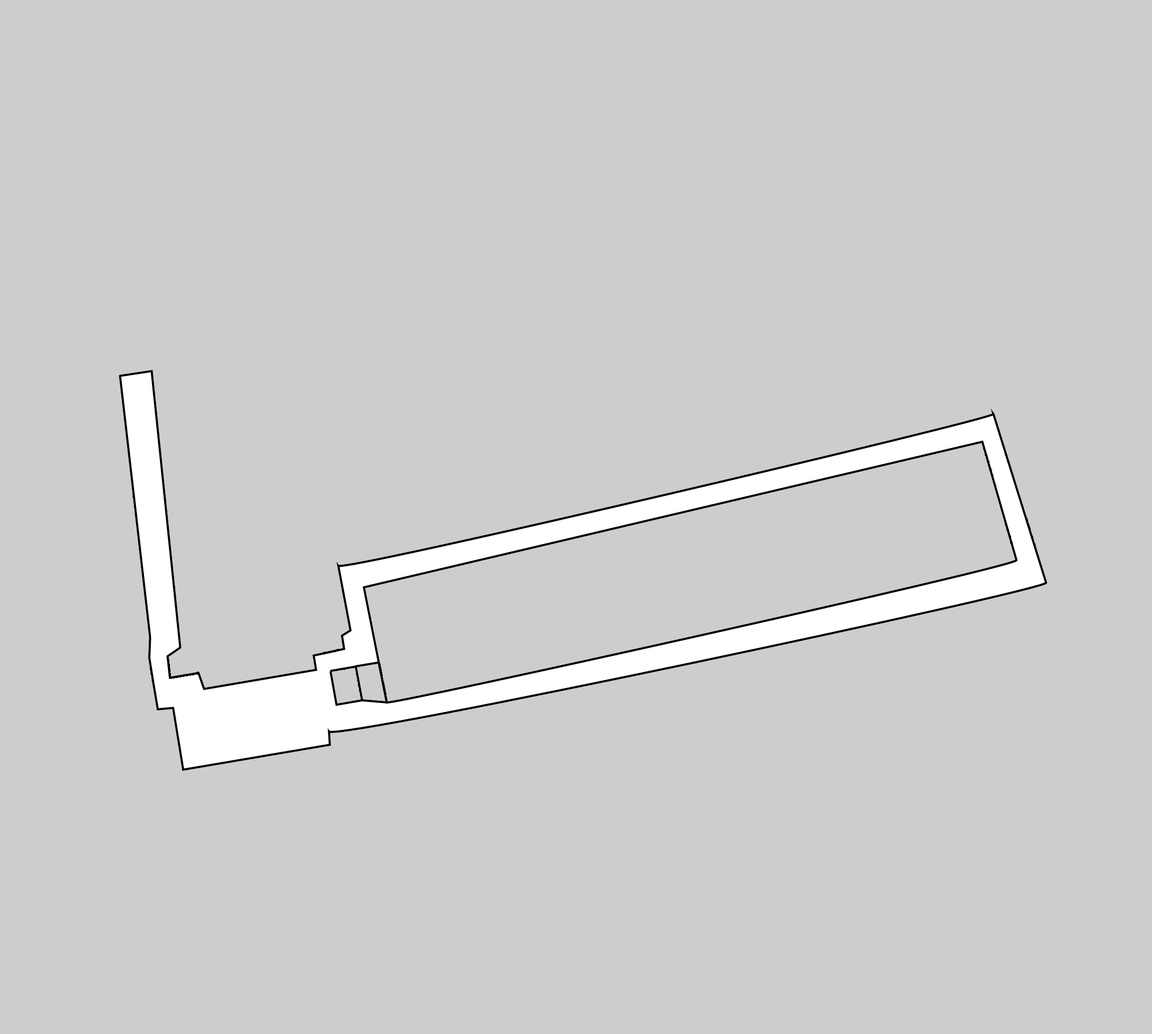
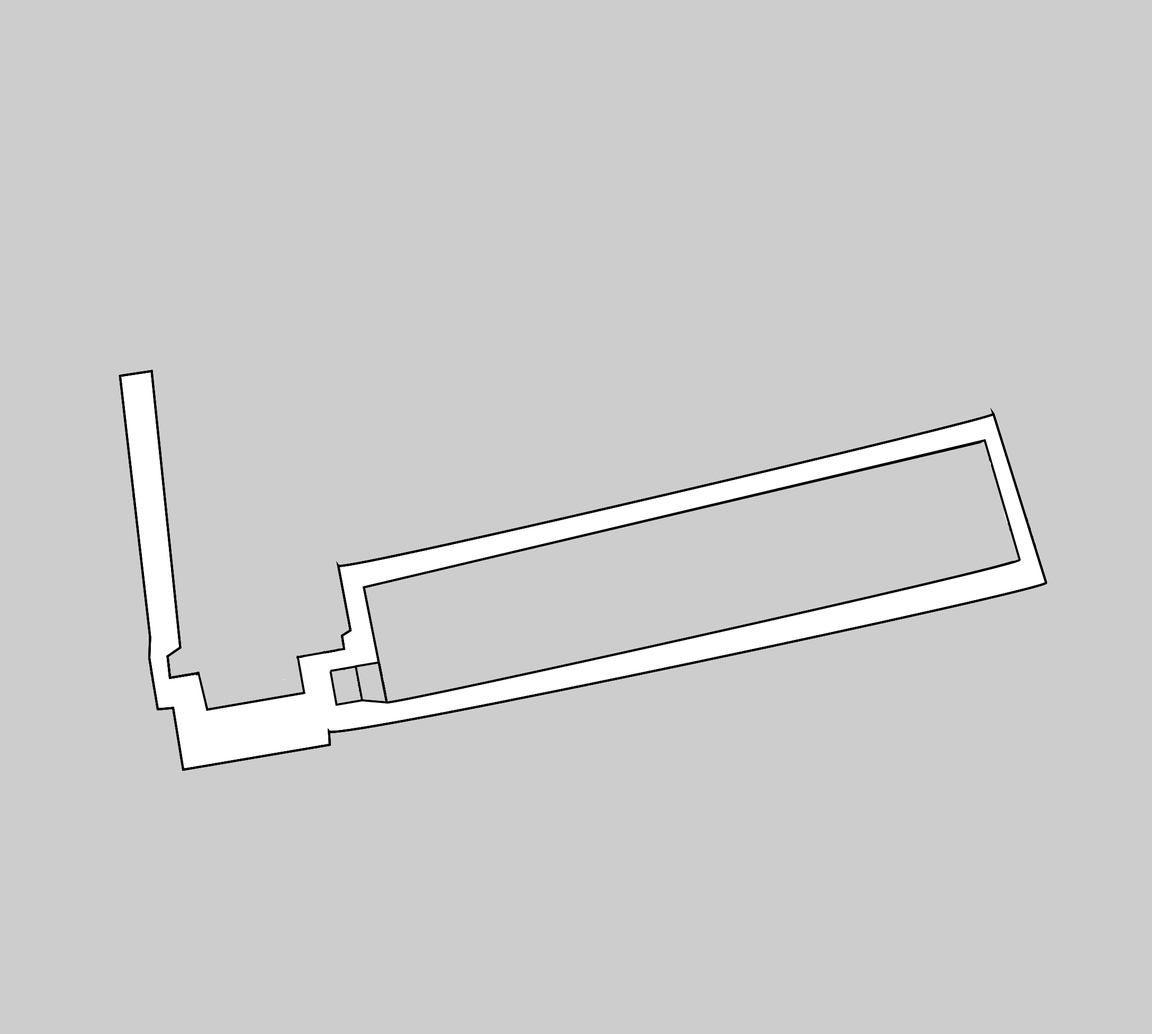
Revision of a layered 1152×1034 image; what changed, layer by layer:
painted on "Virtual wall" over (118, 369, 1048, 772)
